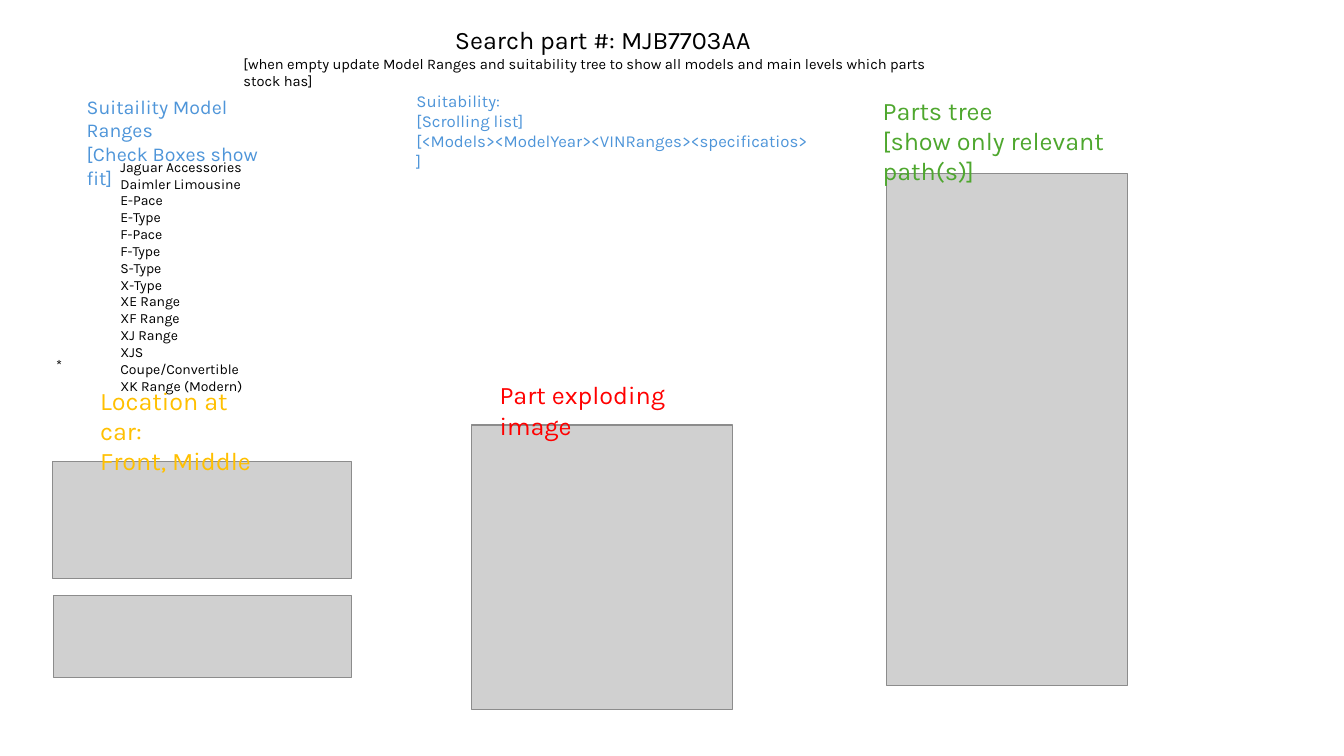
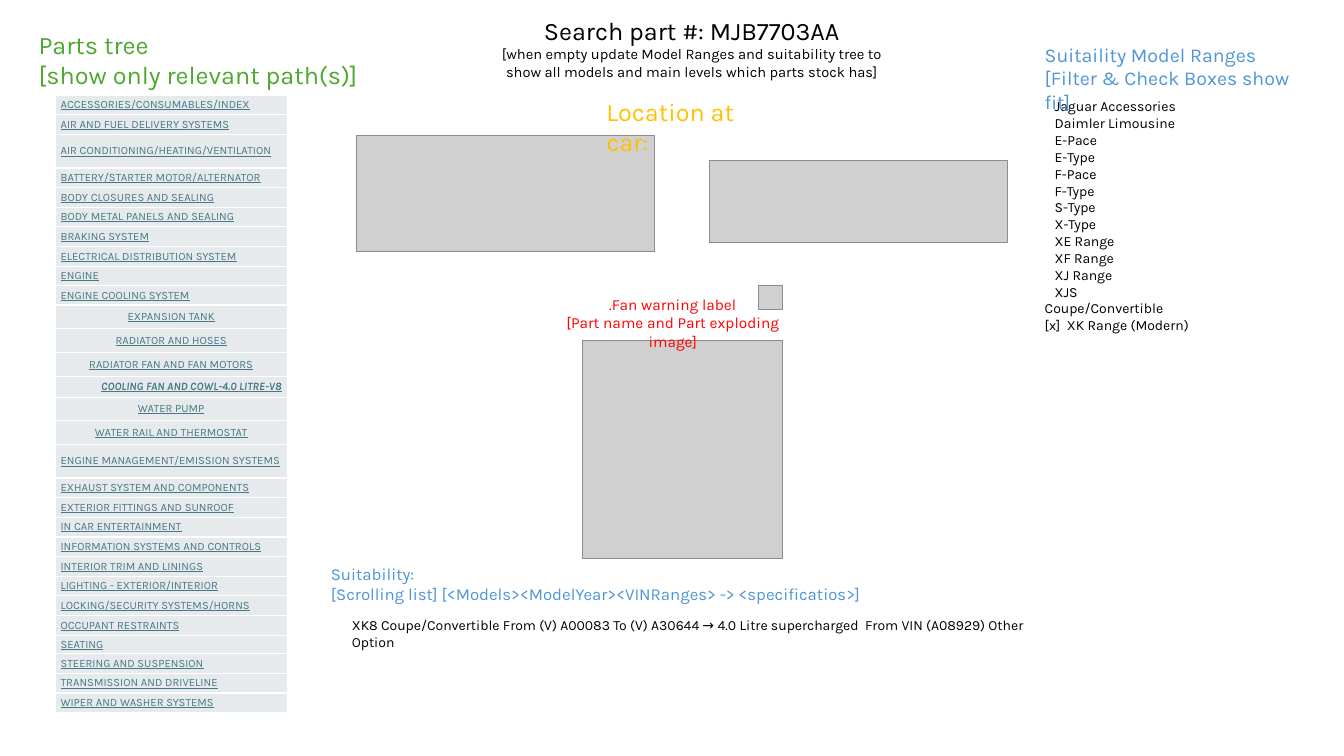
Before and after one commit to jagports/jagports, a slide deck: slide 1 of 5-Implementation-Projects/internet/cloudflare/jagports/vieps/VIEPS UI/VIEPS UI.pptx. Drawn at 1344x756 pixels with LibreOffice and Linux fonts; fonts in the diff are those of the drawing; grey boxes stand for pictures; background and template pictures are left out. Boxes give left, top, right and bottom in pixels: in the first picture for what was removed or moved away, otherwise in the second. Text is boxed around its words. In the diff, an @@ line names an element or a change of style, - is before the commit and + after.

```diff
--- a/5-Implementation-Projects/internet/cloudflare/jagports/vieps/VIEPS UI/VIEPS UI.pptx
+++ b/5-Implementation-Projects/internet/cloudflare/jagports/vieps/VIEPS UI/VIEPS UI.pptx
@@ text "Parts tree" rewrapped from (x1=883, y1=104, x2=1104, y2=187) to (x1=39, y1=38, x2=358, y2=90) @@
@@ text "Search part #: MJB7703AA" moved from (x1=243, y1=31, x2=925, y2=88) to (x1=502, y1=22, x2=882, y2=81) @@
@@ text at (x1=502, y1=48, x2=882, y2=81): text changed @@
-[when empty update Model Ranges and suitability tree to show all models and main levels which parts stock has]
+[when empty update Model Ranges and suitability tree to
+show all models and main levels which parts stock has]
@@ text "Suitaility Model Ranges" moved from (x1=87, y1=100, x2=258, y2=187) to (x1=1045, y1=48, x2=1289, y2=114) @@
@@ text at (x1=1045, y1=70, x2=1289, y2=114): text changed @@
-[Check Boxes show fit]
+[Filter & Check Boxes show fit]
@@ table added at (x1=55, y1=95, x2=287, y2=713), 29 rows, 1 columns @@
+ACCESSORIES/CONSUMABLES/INDEX
+AIR AND FUEL DELIVERY SYSTEMS
+AIR CONDITIONING/HEATING/VENTILATION
+BATTERY/STARTER MOTOR/ALTERNATOR
+BODY CLOSURES AND SEALING
+BODY METAL PANELS AND SEALING
+BRAKING SYSTEM
+ELECTRICAL DISTRIBUTION SYSTEM
+ENGINE
+ENGINE COOLING SYSTEM
+EXPANSION TANK
+RADIATOR AND HOSES
+RADIATOR FAN AND FAN MOTORS
+COOLING FAN AND COWL-4.0 LITRE-V8
+WATER PUMP
+WATER RAIL AND THERMOSTAT
+ENGINE MANAGEMENT/EMISSION SYSTEMS
+EXHAUST SYSTEM AND COMPONENTS
+EXTERIOR FITTINGS AND SUNROOF
+IN CAR ENTERTAINMENT
+INFORMATION SYSTEMS AND CONTROLS
+INTERIOR TRIM AND LININGS
+LIGHTING - EXTERIOR/INTERIOR
+LOCKING/SECURITY SYSTEMS/HORNS
+OCCUPANT RESTRAINTS
+SEATING
+STEERING AND SUSPENSION
+TRANSMISSION AND DRIVELINE
+WIPER AND WASHER SYSTEMS
@@ text "Location at car:" moved from (x1=100, y1=387, x2=251, y2=477) to (x1=606, y1=103, x2=734, y2=152) @@
@@ text "Jaguar Accessories" moved from (x1=120, y1=159, x2=242, y2=395) to (x1=1045, y1=99, x2=1189, y2=334) @@
@@ picture added at (x1=357, y1=135, x2=655, y2=252) @@
@@ picture moved from (x1=53, y1=596, x2=351, y2=678) to (x1=710, y1=160, x2=1007, y2=242) @@
@@ picture removed at (x1=887, y1=173, x2=1128, y2=686) @@
@@ text at (x1=566, y1=299, x2=779, y2=351): text changed; size 18 to 11 pt @@
-Part exploding image
+.Fan warning label
+[Part name and Part exploding image]
@@ picture added at (x1=759, y1=285, x2=783, y2=310) @@
@@ text at (x1=1045, y1=288, x2=1189, y2=334): text changed @@
-XJS Coupe/Convertible
-XK Range (Modern)
+XJS Coupe/Convertible
+[x] XK Range (Modern)
@@ text removed at (x1=46, y1=351, x2=76, y2=380) @@
-*
@@ picture resized from (x1=471, y1=425, x2=732, y2=710) to (x1=583, y1=341, x2=783, y2=559) @@
@@ text at (x1=100, y1=448, x2=251, y2=477): paragraph removed @@
-Front, Middle
@@ picture removed at (x1=53, y1=462, x2=352, y2=579) @@
@@ text at (x1=331, y1=568, x2=860, y2=604): text changed @@
-Suitability:
-[Scrolling list]
-[<Models><ModelYear><VINRanges><specificatios>]
+Suitability:
+[Scrolling list] [<Models><ModelYear><VINRanges> -> <specificatios>]
@@ text added at (x1=352, y1=619, x2=1023, y2=651), 10 pt, text #000000 @@
+XK8 Coupe/Convertible From (V) A00083 To (V) A30644 → 4.0 Litre supercharged From VIN (A08929) Other Option
```
Also in this commit, not shown: 1 other file.
